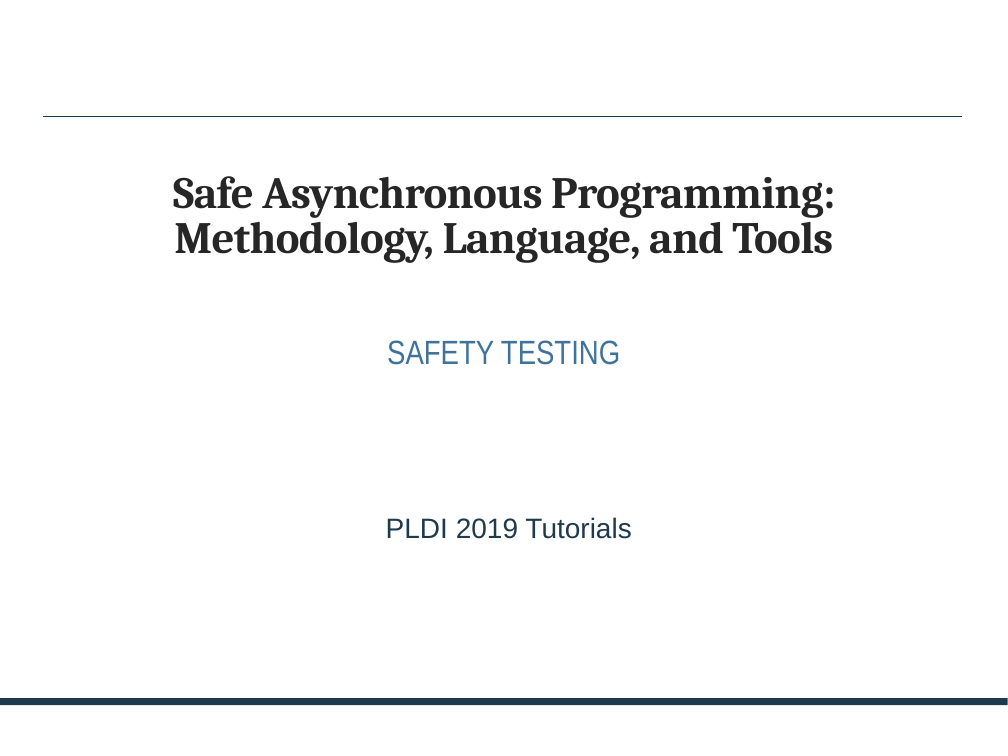
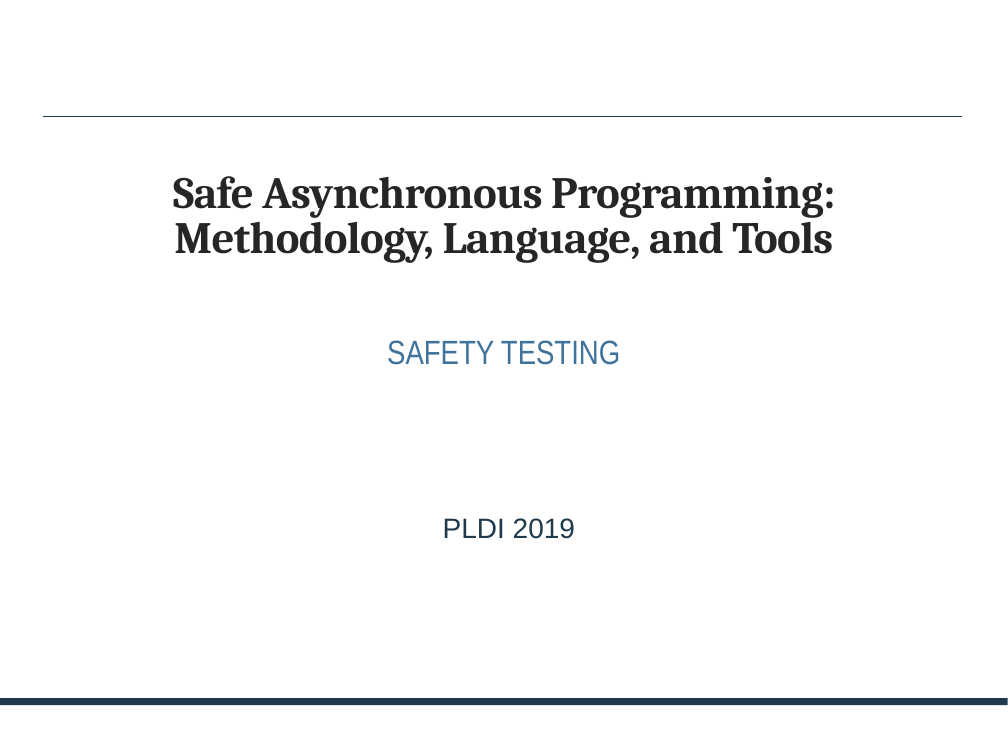
Before and after one commit to p-org/plditutorial, a slide deck: slide 1 of Presentations/MonolithicSafetyTesting.pptx. Drawn at 1008x756 pixels with LibreOffice and Linux fonts; fonts in the diff are those of the drawing. Boxes give left, top, right and bottom in pixels: in the first picture for what was removed or moved away, otherwise in the second. Text is boxed around its words. In the diff, an @@ line names an element or a change of style, - is before the commit and + after.

```diff
--- a/Presentations/MonolithicSafetyTesting.pptx
+++ b/Presentations/MonolithicSafetyTesting.pptx
@@ text at bbox=[443, 518, 575, 539]: text changed @@
-  PLDI 2019 Tutorials
+  PLDI 2019
```
Also in this commit, not shown: 3 other slides changed, 18 slides added, 8 slides removed, 3 other files.
